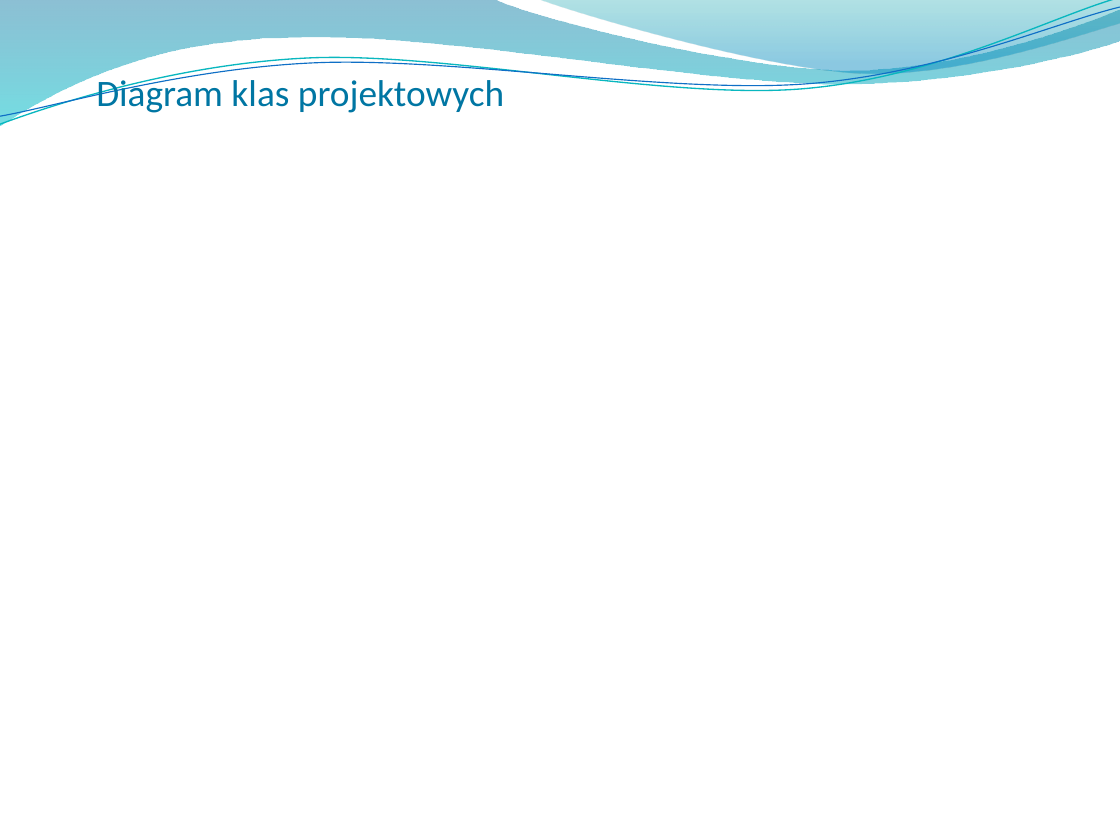
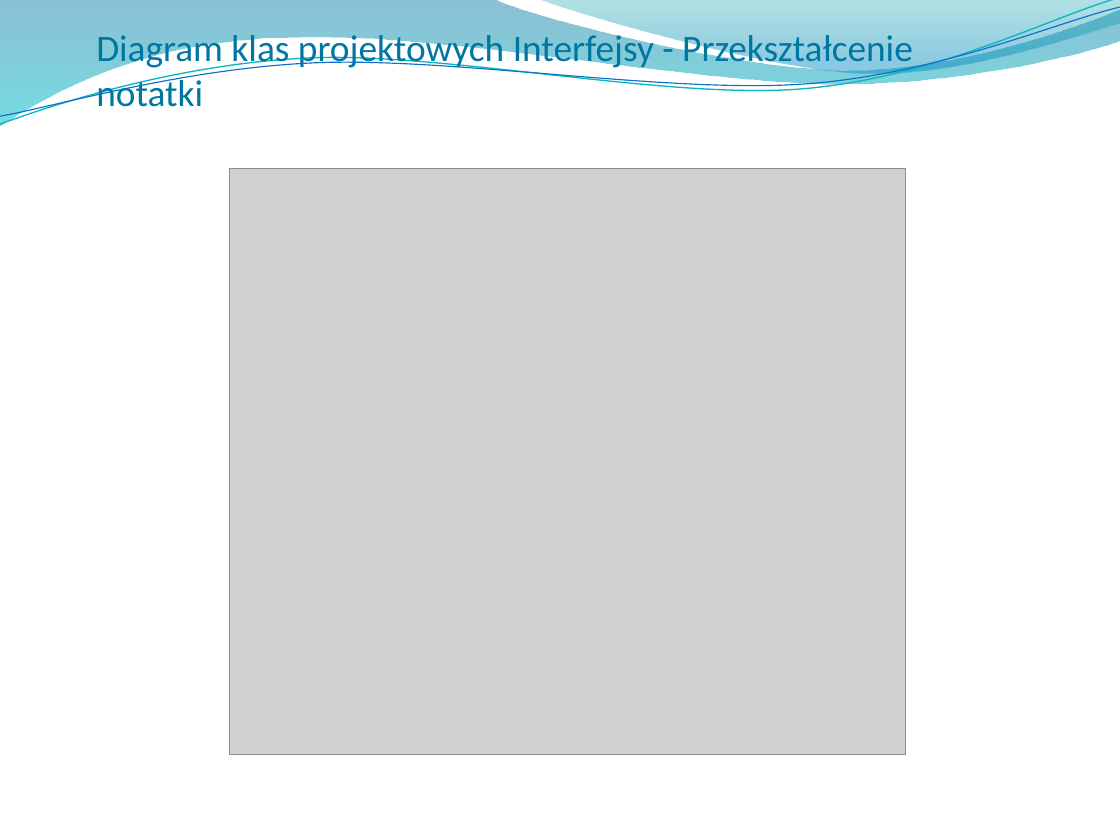
Before and after one commit to Manomenu/okno-mpsi-2026, a slide deck: slide 47 of Przeglad_koncowy_notes_ai.pptx. Drawn at 1120x840 pixels with LibreOffice and Linux fonts; fonts in the diff are those of the drawing; grey boxes stand for pictures; background and template pictures are left out. Boxes give left, top, right and bottom in pixels: in the first picture for what was removed or moved away, otherwise in the second. Text is boxed around its words. In the diff, an @@ line names an element or a change of style, - is before the commit and + after.

```diff
--- a/Przeglad_koncowy_notes_ai.pptx
+++ b/Przeglad_koncowy_notes_ai.pptx
@@ title at [96, 30, 913, 107]: text changed @@
-Diagram klas projektowych
+Diagram klas projektowych Interfejsy - Przekształcenie notatki
@@ picture added at [230, 168, 906, 755] @@
```
Also in this commit, not shown: 1 other slide changed, 10 slides added.
